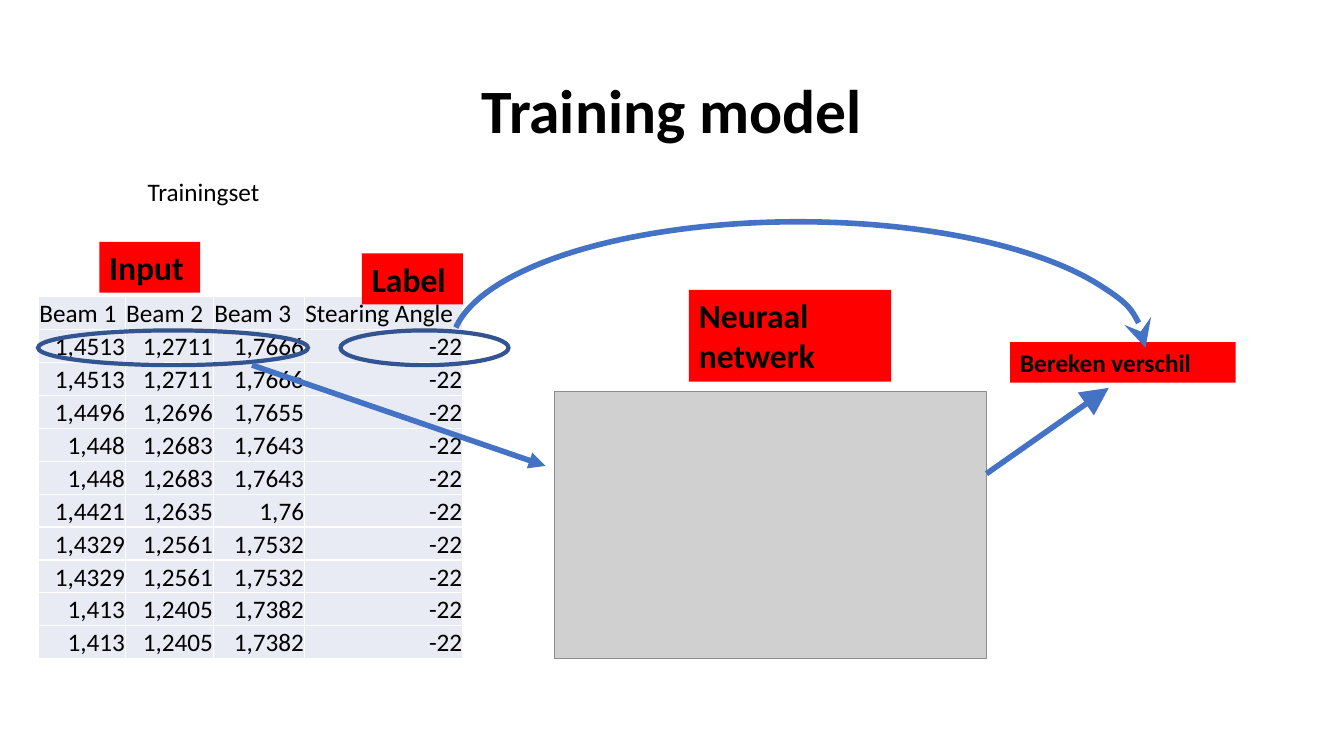
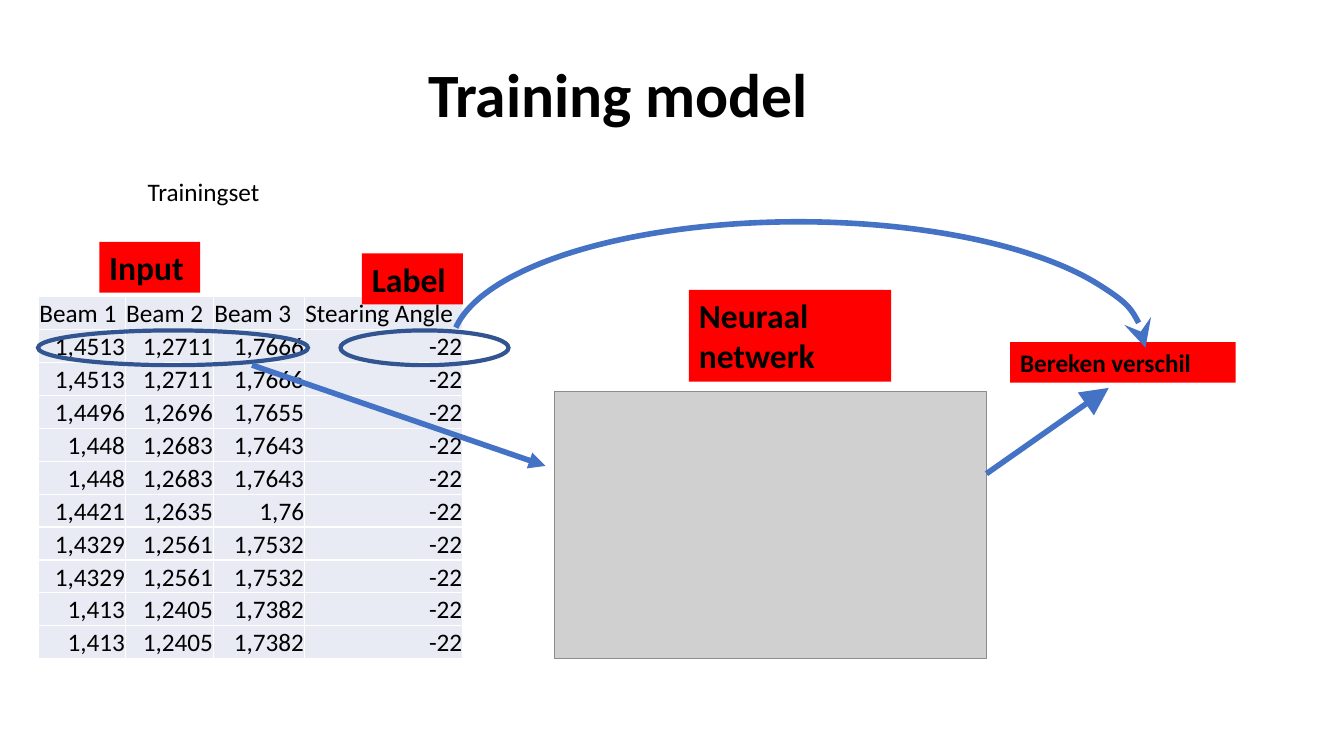
Before and after one commit to MarcRotsaert/MakeAIWork, a slide deck: slide 4 of simpylc/presentatie project 1/Presentatie project 1.pptx (slide 6 before the commit). Drawn at 1344x756 pixels with LibreOffice and Linux fonts; fonts in the diff are those of the drawing; grey boxes stand for pictures. Boxes give left, top, right and bottom in pixels: in the first picture for what was removed or moved away, otherwise in the second. Text is boxed around its words. In the diff, an @@ line names an element or a change of style, - is before the commit and + after.

```diff
--- a/simpylc/presentatie project 1/Presentatie project 1.pptx
+++ b/simpylc/presentatie project 1/Presentatie project 1.pptx
@@ title "Training model": place and size @@
-title "Training model" at bbox=[482, 89, 861, 144]
+title "Training model" at bbox=[428, 73, 808, 128]
```
Also in this commit, not shown: 2 other slides changed, 2 slides added, 2 slides removed, 8 other files.
